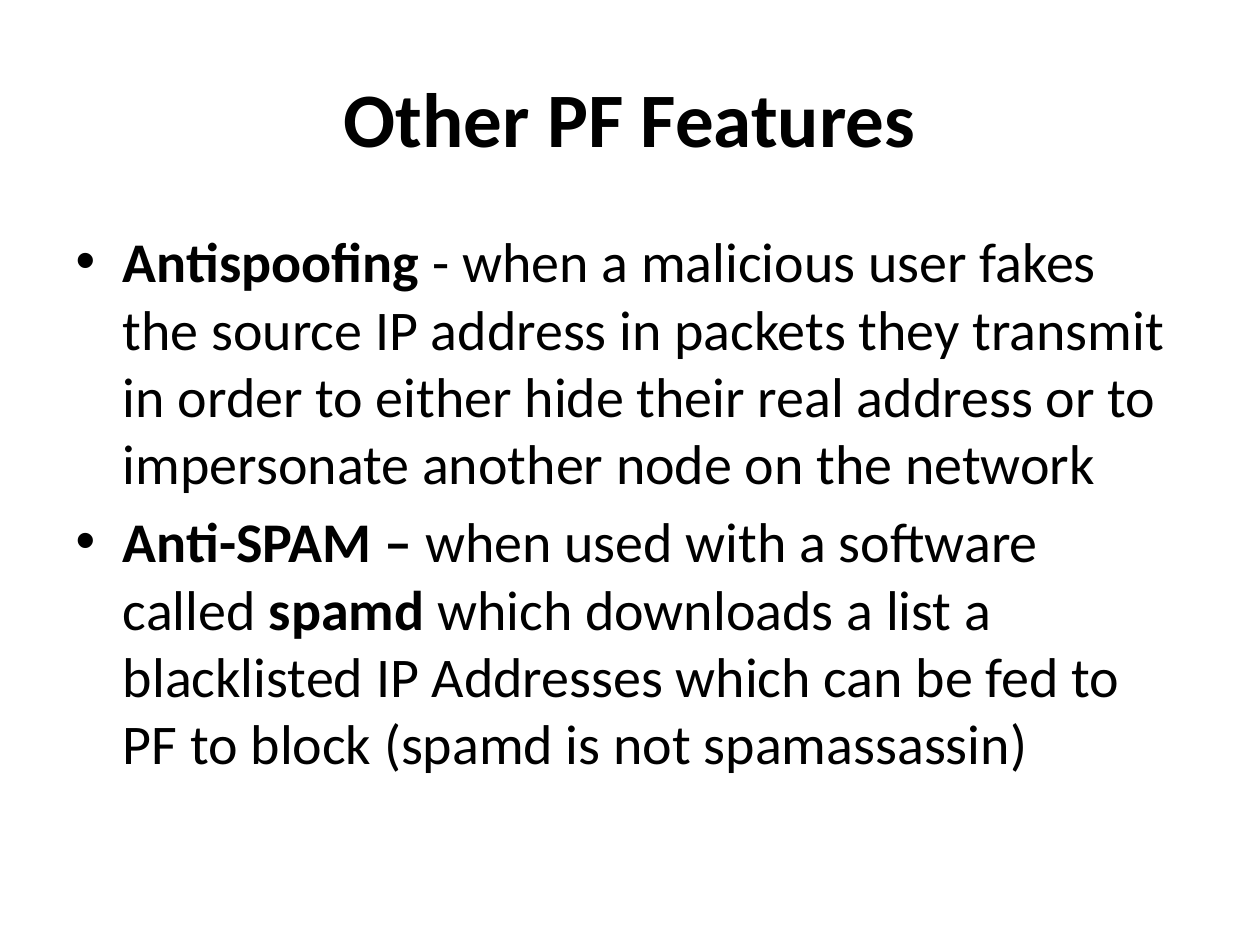
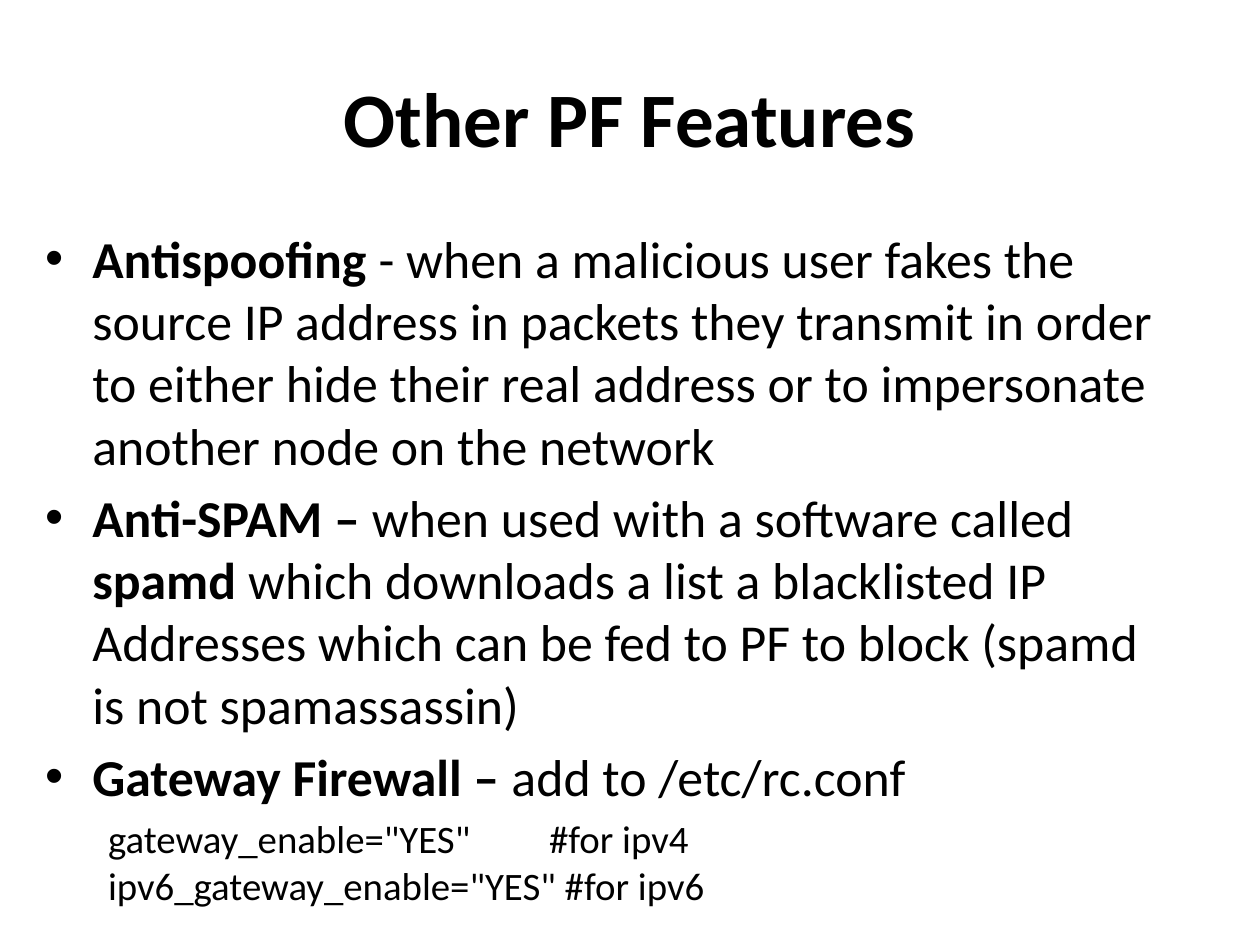
Before and after one commit to afnog/sse, a slide deck: slide 24 of firewalls/Firewalling in FreeBSD-v1.pptx. Drawn at 1260x945 pixels with LibreOffice and Linux fonts; fonts in the diff are those of the drawing. Boxes give left, top, right and bottom in pixels: in the first picture for what was removed or moved away, otherwise in the second. Text is boxed around its words. In the diff, an @@ line names an element or a change of style, - is before the commit and + after.

Commit message:
/ ‘firewalls/Firewalling in FreeBSD-v1.pptx’

```diff
--- a/firewalls/Firewalling in FreeBSD-v1.pptx
+++ b/firewalls/Firewalling in FreeBSD-v1.pptx
@@ text "Antispoofing - when a malicious ...": place and size @@
-text "Antispoofing - when a malicious ..." at [123,242,1165,773]
+text "Antispoofing - when a malicious ..." at [92,241,1152,860]
@@ text at [92,241,1152,733]: size 32 to 29.6 pt in "Antispoofing - when a malicious user fakes ...", "Anti-SPAM – when used with a software ..." @@
@@ text at [92,759,905,860]: paragraphs added @@
+• Gateway Firewall – add to /etc/rc.conf
+  gateway_enable="YES" #for ipv4
+  ipv6_gateway_enable="YES" #for ipv6
```
